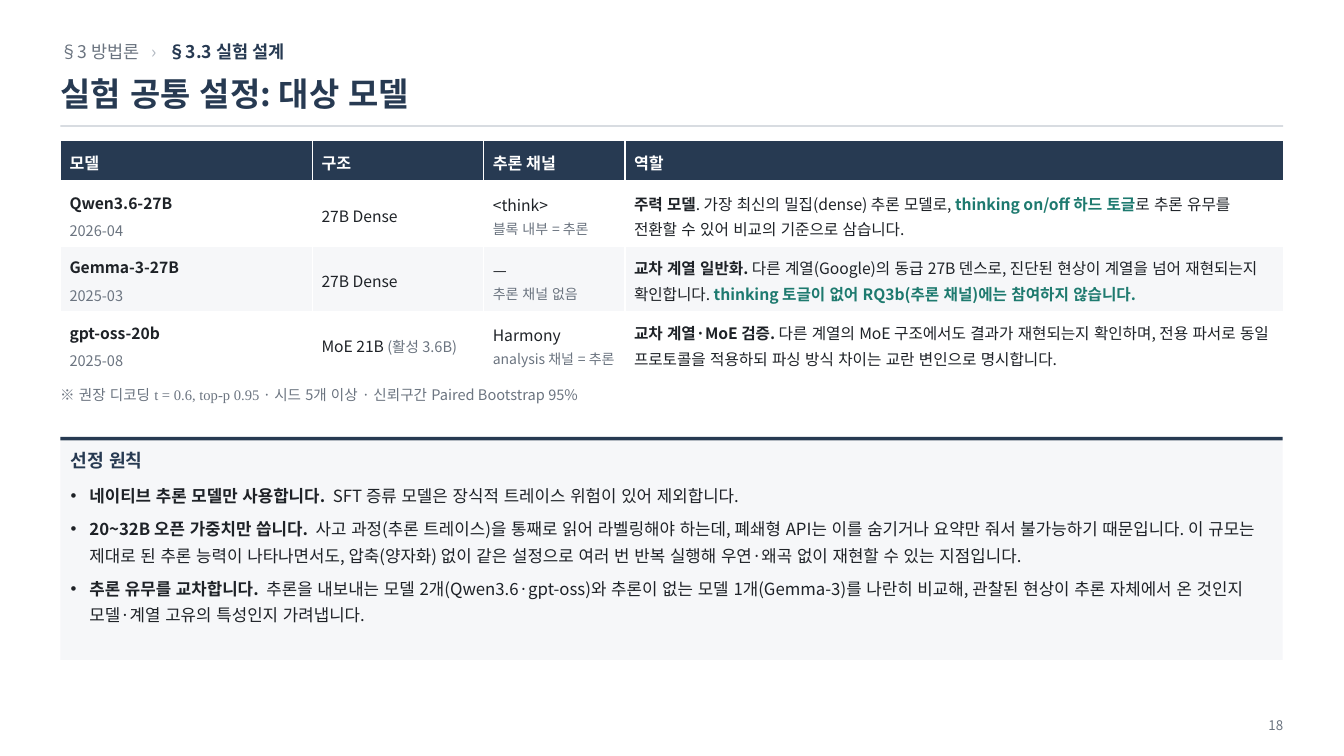
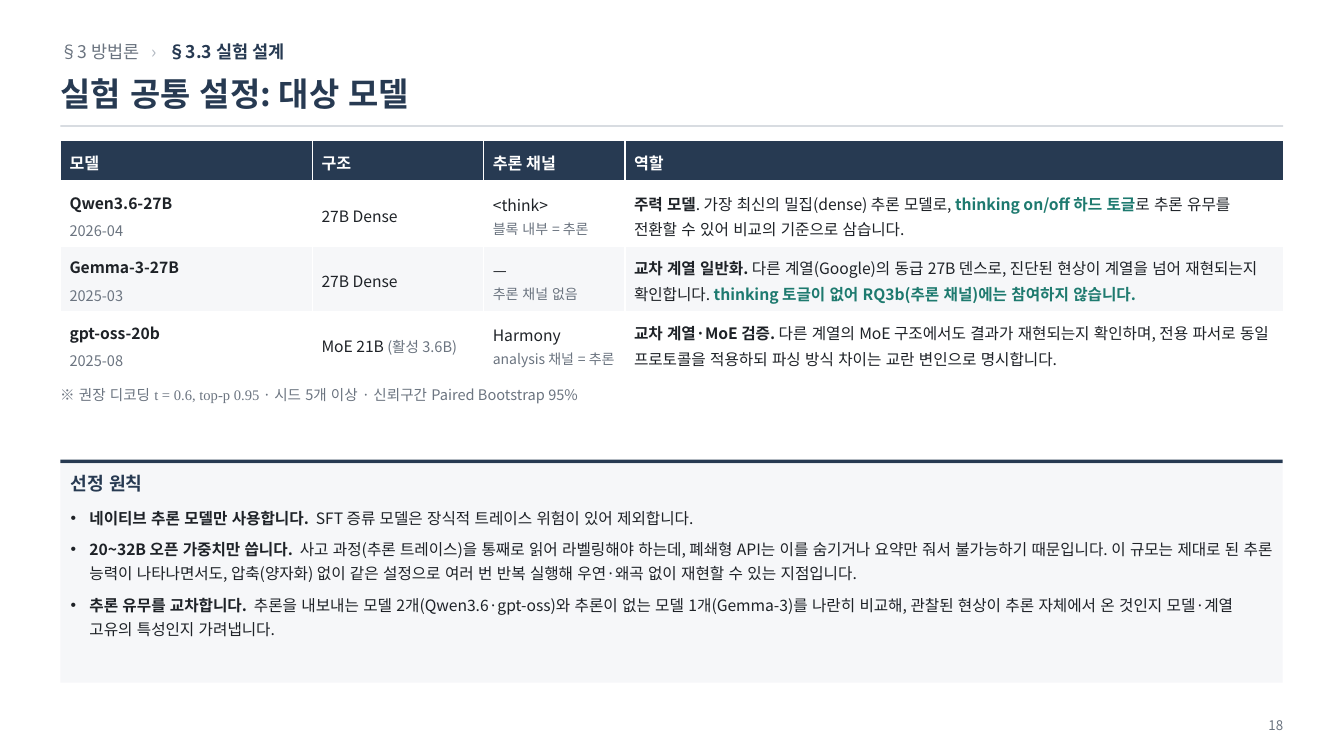
Before and after one commit to jin-ryu/thinkconflict, a slide deck: slide 18 of docs/ThinkConflict_연구보고.pptx. Drawn at 1344x756 pixels with LibreOffice and Linux fonts; fonts in the diff are those of the drawing. Boxes give left, top, right and bottom in pixels: in the first picture for what was removed or moved away, otherwise in the second. Text is boxed around its words. In the diff, an @@ line names an element or a change of style, - is before the commit and + after.

```diff
--- a/docs/ThinkConflict_연구보고.pptx
+++ b/docs/ThinkConflict_연구보고.pptx
@@ rectangle "선정 원칙" moved from (x1=60, y1=442, x2=1282, y2=660) to (x1=60, y1=464, x2=1282, y2=683) @@
@@ rectangle moved from (x1=60, y1=437, x2=1282, y2=441) to (x1=60, y1=460, x2=1282, y2=464) @@
@@ text in rectangle at (x1=89, y1=510, x2=1273, y2=637): size 12 to 11.2 pt @@
```
Also in this commit, not shown: 5 other slides changed, 11 other files.
